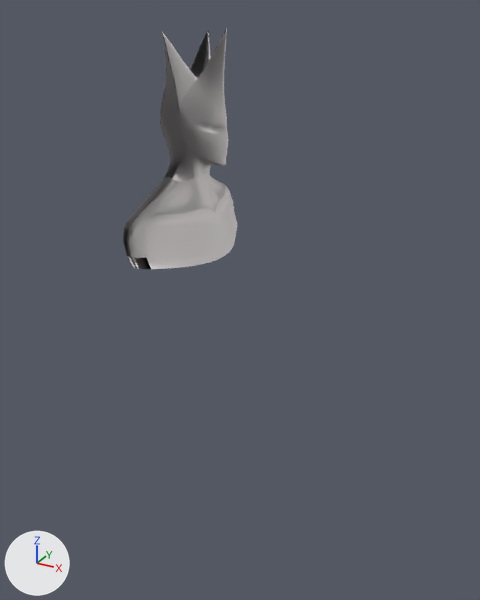
The glTF model frontend/public/assets/PongStatut.glb as it was, and as the next commit left it.
Camera for both pictures: a camera (50 mm lens) standing at (23.2, -38.2, 5.3) and looking at (1.8, 0.8, -14.2). Every picture has the same lights, and +X, +Y and +Z are marked at lower left. Where no turn or scale is listed for an object, it has been applied to the vertices. Vertices at the same position are counted once.

Names of what the first picture shows: 'Version NoSmile.006'.
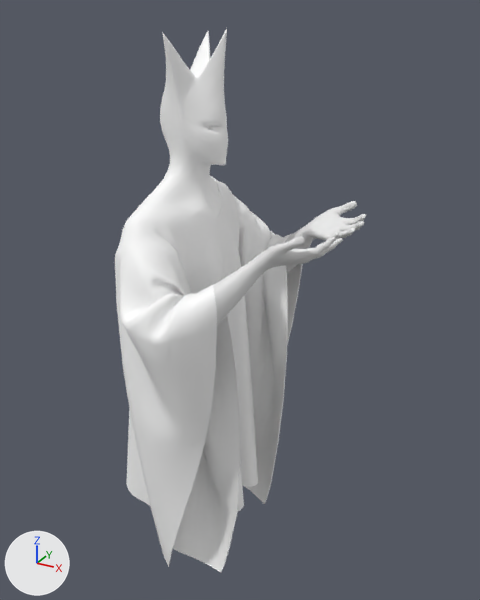
Where the newer file only moved an object's origin or applied its transform, the numbers keep the older frame.

What differs and where, as boxes [x1, y1, x2, y2] in the pictures (480 x 600 px):
'Cloth.001', added
    after: [115, 176, 303, 572]
'Hands.001', added
    after: [213, 201, 366, 324]
part 1 of me_plane_026, deleted
    before: [127, 216, 237, 269]
part 2 of me_plane_026, built on
    both: [196, 133, 227, 155]
part 3 of me_plane_026, recoloured
    both: [150, 29, 228, 219]

The change, as a list of edits to the scene's bpy script:
```text
Add mat_defaultmaterial_001:
    mat_defaultmaterial_001 = bpy.data.materials.new('DefaultMaterial.001')
    mat_defaultmaterial_001.use_nodes = True; mat_defaultmaterial_001.node_tree.nodes.clear()
    _N = mat_defaultmaterial_001.node_tree.nodes; _L = mat_defaultmaterial_001.node_tree.links
    n0 = _N.new('ShaderNodeOutputMaterial'); n0.name = 'Material Output'
    n1 = _N.new('ShaderNodeBsdfPrincipled'); n1.name = 'Principled BSDF'
    n2 = _N.new('ShaderNodeVertexColor'); n2.name = 'Color Attribute'
    _L.new(n1.outputs[0], n0.inputs[0])  # 'BSDF' to 'Surface'
    _L.new(n2.outputs[0], n1.inputs[0])  # 'Color' to 'Base Color'
Add mat_defaultmaterial_002:
    mat_defaultmaterial_002 = bpy.data.materials.new('DefaultMaterial.002')
    mat_defaultmaterial_002.use_nodes = True; mat_defaultmaterial_002.node_tree.nodes.clear()
    _N = mat_defaultmaterial_002.node_tree.nodes; _L = mat_defaultmaterial_002.node_tree.links
    n0 = _N.new('ShaderNodeOutputMaterial'); n0.name = 'Material Output'
    n1 = _N.new('ShaderNodeBsdfPrincipled'); n1.name = 'Principled BSDF'
    n2 = _N.new('ShaderNodeVertexColor'); n2.name = 'Color Attribute'
    _L.new(n1.outputs[0], n0.inputs[0])  # 'BSDF' to 'Surface'
    _L.new(n2.outputs[0], n1.inputs[0])  # 'Color' to 'Base Color'
Change me_plane_026:
    used by ob_version_nosmile_006; location = (-1.97, 0.0, -10.03)
    remove me_plane_026.from_pydata(...)  # 2721 vertices, 5388 faces; spans x -2.4..3.3, y -6.3..6.3, z -1.0..14.3
    add me_plane_026.from_pydata(...)  # 2804 vertices, 5568 faces; spans x -2.4..3.3, y -6.3..6.3, z -0.4..14.3
    me_plane_026 part 1
    52 vertices are removed from x -1.6..2.7, y -6.2..6.2, z -1.0..0.0
    104 faces are deleted
    me_plane_026 part 2
    68 faces are deleted
    3 vertices move within x 2.4, y -1.1..1.1, z 7.1
    89 vertices are added at x 0.7..3.1, y -1.5..1.5, z 6.6..7.9
    8 new vertices lie (-0.6, 0.0, 0.0) away from vertices in x 1.9, y -1.5..1.5, z 7.8..7.9
    7 new vertices lie (-1.1, 0.0, 0.0) away from vertices in x 2.9..3.1, y -0.5..0.5, z 6.6..6.7
    9 new vertices lie (-0.8, 0.0, 0.0) away from vertices in x 1.8..2.4, y -1.3..1.3, z 6.7..7.4
    8 new vertices lie (-0.7, 0.0, 0.0) away from vertices in x 1.6..2.1, y -1.5..1.5, z 7.1..7.7
    8 new vertices lie (-0.4, 0.0, 0.0) away from vertices in x 1.3, y -1.5..1.5, z 7.7..7.9
    6 new vertices lie (-0.9, 0.0, 0.0) away from vertices in x 1.9..2.6, y -0.9..0.9, z 6.6..7.0
    352 new faces join them
    me_plane_026 part 3: 5220 faces spanning x -2.4..3.3, y -6.3..6.3, z -0.4..14.3 switch from mat_material_005 to mat_defaultmaterial_001
Add me_plane_053:
    me_plane_053.from_pydata(...)  # 2453 vertices, 4688 faces; spans x -9.8..2.1, y -9.3..9.1, z -25.5..3.7
    me_plane_053.materials.append(mat_defaultmaterial_002)
Add me_plane_052:
    me_plane_052.from_pydata(...)  # 5102 vertices, 10128 faces; spans x -3.2..5.6, y -3.0..13.2, z -3.3..3.9
Add ob_cloth_001:
    ob_cloth_001 = bpy.data.objects.new('Cloth.001', me_plane_053)
    ob_cloth_001.location = (2.53, 0.14, -9.52)
Add ob_hands_001:
    ob_hands_001 = bpy.data.objects.new('Hands.001', me_plane_052)
    ob_hands_001.location = (4.71, -5.08, -10.59)
```
